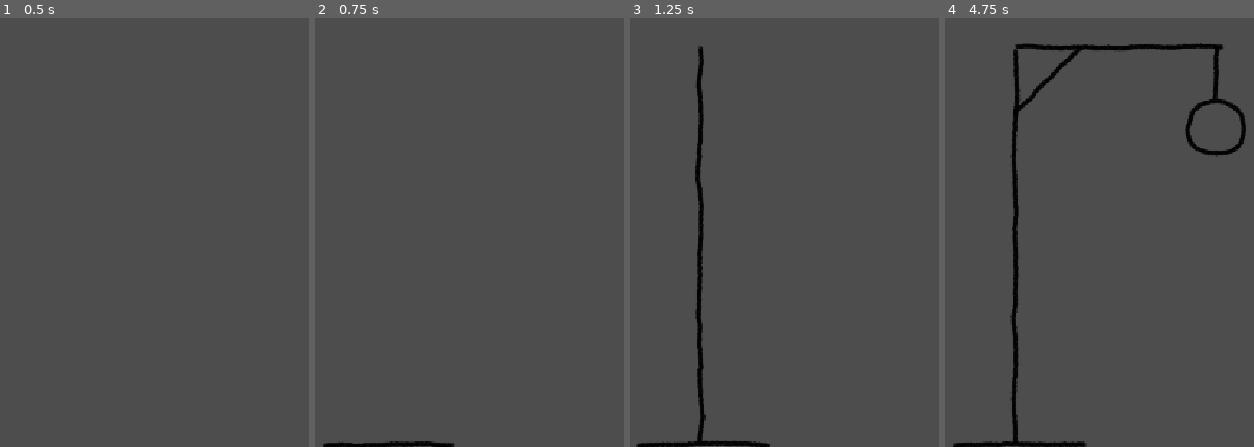
Above: before the commit, frames 1-4 (left to right).
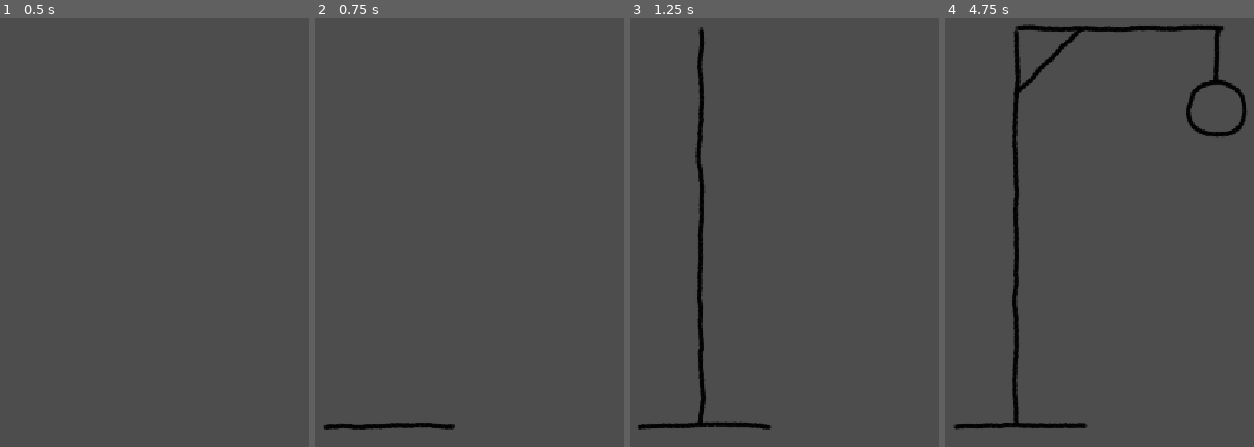
Above: after the commit, the same moments.

Repository: Tchetchouille/Anarchisme-Ludique
Game: Godot game, scene res://hang_scenes/testing_grounds.tscn
Two runs of this game, one before a commit and one after it. Both use one fixed random seed, a clock stepped at 60 frames per second and the inputs below. This scene is started directly instead of the project's main scene.
Inputs:
- Up to frame 1 (0.5 s): no input
- Up to frame 2 (0.75 s): tap Enter (ui_accept) at 0.5 s
- Up to frame 3 (1.25 s): tap Enter (ui_accept) at 0.77 s
- Up to frame 4 (4.75 s): tap Enter (ui_accept) at 1.52, 3.02, 3.77, 4.52 s

Frame 1 is identical in both runs. In frame 2, 0.9% of the frame differs, in the area x 2-46%, y 94-100%; in frame 3, 1.7%; in frame 4, 5.1%, in the area x 2-99%, y 1-100%.

Commit message:
Moved hangman in test scene

Diff:
--- a/le_proprietaire/hang_scenes/testing_grounds.tscn
+++ b/le_proprietaire/hang_scenes/testing_grounds.tscn
@@ -5,4 +5,4 @@
 [node name="TestingGrounds" type="Node2D" unique_id=1556984769]
 
 [node name="Hangperson" parent="." unique_id=902780941 instance=ExtResource("1_jud66")]
-position = Vector2(495, 356)
+position = Vector2(496, 329)
